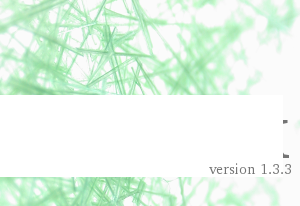
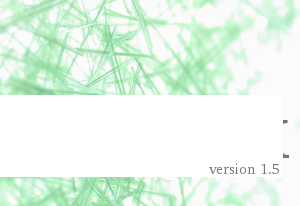
Two versions of the same layered image (300×206). Layer-by-layer changes:
renamed "version 1.3.3" to "version 1.5", painted on it over bbox(216, 163, 291, 174)
